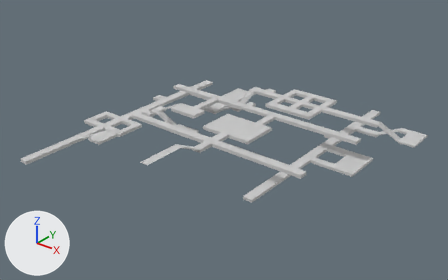
The FBX model exit mask/Assets/Models/Level Parts/hive.FBX, before and after one commit.
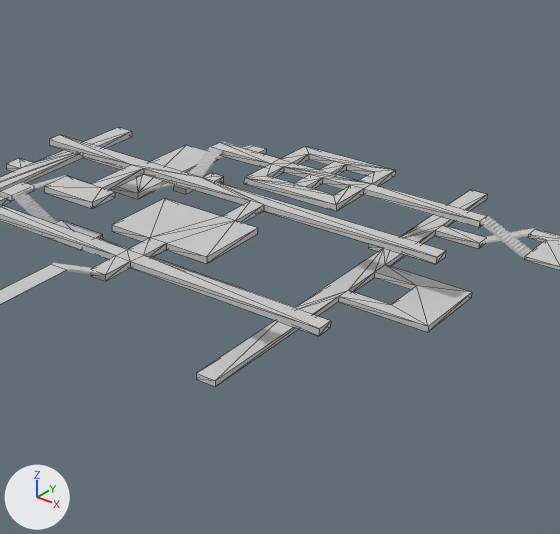
Each version appears first whole from a 50 mm camera at (98.9, -93.1, 70.9) aimed at (-4.6, 36.3, -9.3), and next in a close-up on the part from 34% to 93% of the width and 7% to 97% of the height. The lights are fixed; the arrows at lower left show +X, +Y and +Z. The close-ups show mesh edges as thin lines. Where no turn or scale is listed for an object, it has been applied to the vertices.

Names of what the first close-up shows: 'Line001', 'Line002', 'Line011', 'StraightStair005', 'Untitled'.
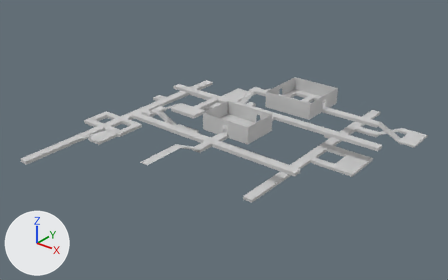
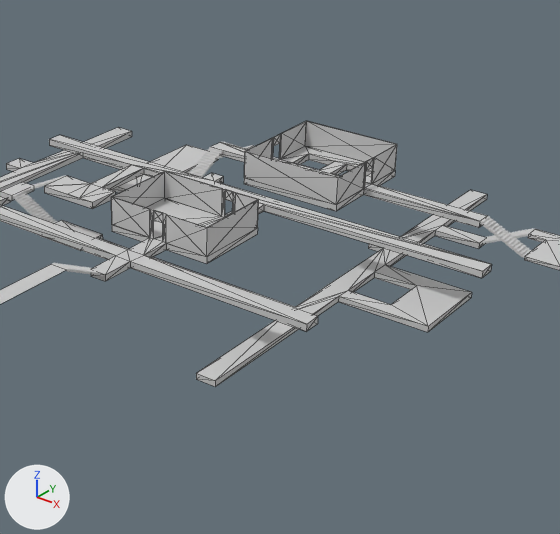
The change, as a diff of the scene's bpy script:
```diff
--- a/exit mask/Assets/Models/Level Parts/hive.FBX.py
+++ b/exit mask/Assets/Models/Level Parts/hive.FBX.py
@@ me_mesh_001 @@
 # used by ob_line002; location = (-4.2, 37.7, -3.7)
-me_mesh_001.from_pydata(...)  # 128 vertices, 264 faces; spans x -32.3..35.8, y -19.2..34.2, z -1.0..0.0
+me_mesh_001.from_pydata(...)  # 244 vertices, 512 faces; spans x -32.3..42.3, y -19.2..34.2, z -1.0..4.2
+# me_mesh_001 part 1
+# 4 vertices are removed from x -13.0..35.8, y 1.8..13.9, z 0.0
+# 66 faces are deleted
+# 4 vertices in x 34.1, y -14.3..-11.8, z -1.0..0.0 move by (-1.7, 0.0, 0.0)
+# 4 vertices move from x -13.0..35.8, y 1.8..13.9, z -1.0 to x -13.0..42.3, y 1.9..13.9, z -1.0
+# 56 vertices are added at x -15.3..42.3, y -7.2..34.1, z 0.0..4.2
+# 16 new vertices lie (0.0, 0.0, 4.2) away from vertices in x -3.5..16.9, y -7.2..34.2, z 0.0
+# 6 new vertices lie (0.0, 0.0, -4.2) away from vertices in x -3.5..12.5, y -7.2..4.3, z 4.2
+# 8 new vertices lie (0.5, 0.0, 0.0) away from vertices in x 3.2..6.5, y -7.2..4.4, z 0.0..4.2
+# 6 new vertices lie (-0.5, 0.0, 0.0) away from vertices in x 5.8..8.8, y -7.2..4.4, z 0.0..4.2
+# 8 new vertices lie (0.0, 0.0, -1.5) away from vertices in x 3.7..8.3, y -7.2..4.4, z 4.2
+# 5 new vertices lie (0.0, 0.0, -4.2) away from vertices in x 5.8..16.8, y -7.1..27.5, z 4.2
+# 7 new vertices lie (0.0, -1.8, 0.0) away from vertices in x 0.9..16.8, y 26.9..27.2, z 0.0..4.2
+# 8 new vertices lie (0.0, 0.0, 2.7) away from vertices in x 0.9..16.9, y 25.1..27.2, z 0.0
+# 314 new faces join them
 me_mesh_001.materials.append(mat_24___default)
```

Location of each change, [x1, y1, x2, y2] in pixels of the close-ups (560 x 534 px):
'Line002', reshaped
    before: [0, 135, 486, 336]
    after: [0, 121, 492, 331]
part 1 of me_mesh_001, built on
    before: [44, 136, 474, 336]
    after: [44, 121, 492, 331]
